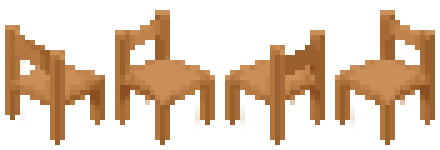
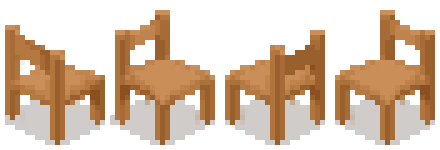
Revision of a layered (440, 150) image; what changed, layer by layer:
added layer "Layer 2" (25%) above "Layer 1" over [5, 95, 435, 145]
